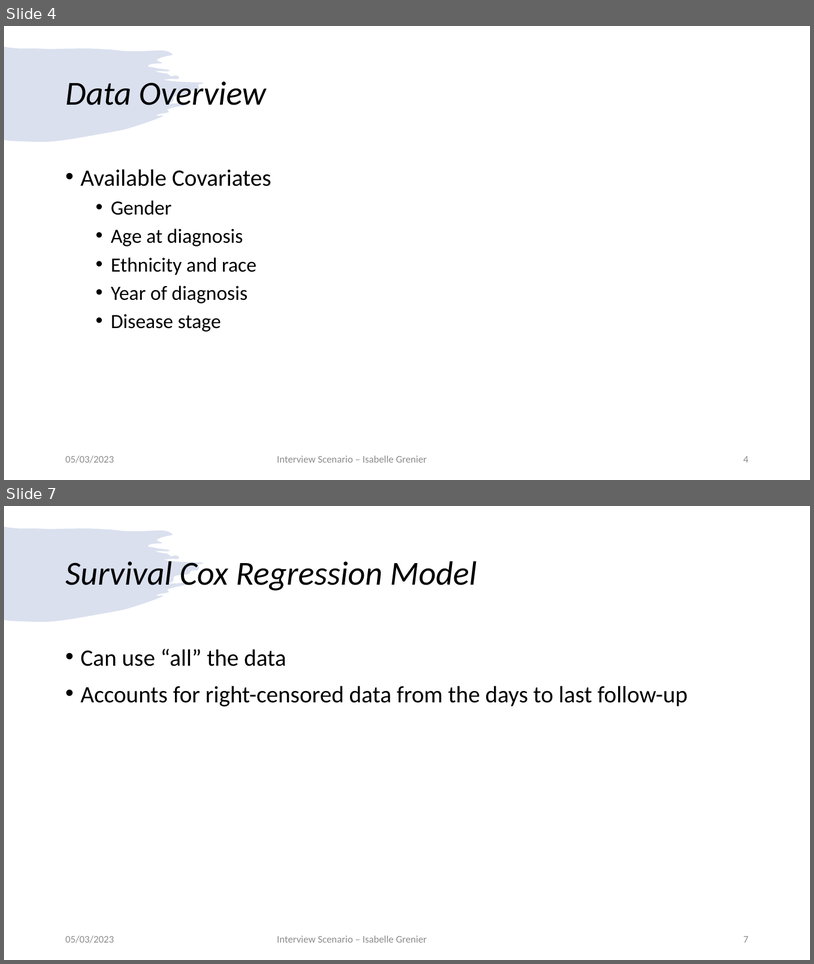
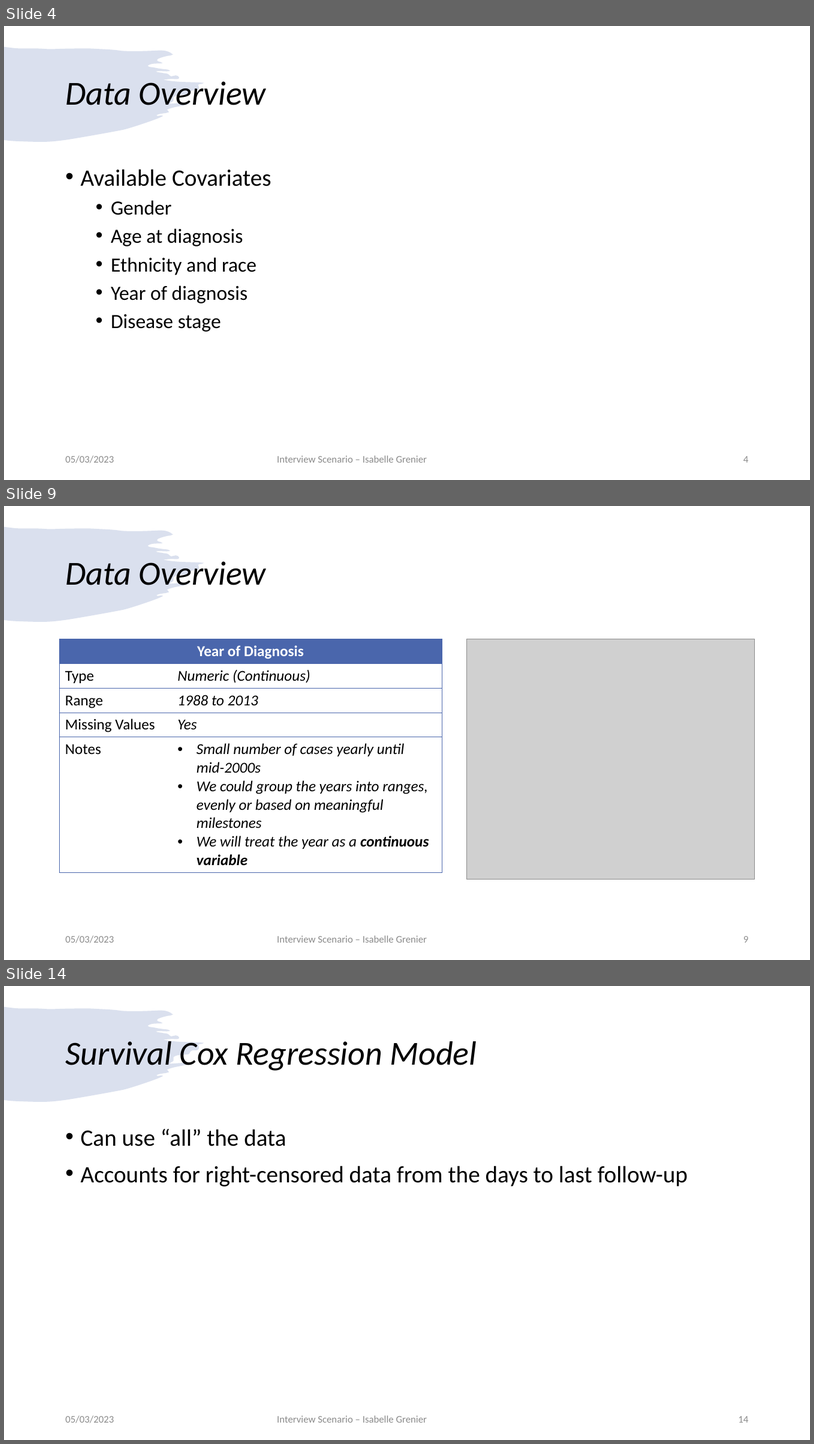
Before and after one commit to igrenier/TCGA_BRCA, a slide deck: presentation_05032023.pptx. Shown one above the other, each under a label of ours: slides 4 and 7 before the commit, slides 4, 9 and 14 after it; the slides between them are not shown. The pictures are 814x964 and 814x1444 pixels, drawn with LibreOffice and Linux fonts; fonts in the diff are those of the drawing; grey boxes stand for pictures. Boxes give left, top, right and bottom in pixels: in the first picture for what was removed or moved away, otherwise in the second. Text is boxed around its words. In the diff, an @@ line names an element or a change of style, - is before the commit and + after.

```diff
--- a/presentation_05032023.pptx
+++ b/presentation_05032023.pptx
@@ slide 9 added at bbox=[4, 506, 810, 960], background #FFFFFF; not listed: 1 template element that a slide beside it also shows @@
@@ title added at bbox=[65, 561, 266, 585], 40 pt, text #000000, italic @@
+Data Overview
@@ table added at bbox=[59, 639, 443, 870], 5 rows, 2 columns @@
+Year of Diagnosis | 
+Type | Numeric (Continuous)
+Range | 1988 to 2013
+Missing Values | Yes
+Notes | Small number of cases yearly until mid-2000s / We could group the years into ranges, evenly or based on meaningful milestones / We will treat the year as a continuous variable
@@ picture added at bbox=[467, 639, 755, 879] @@
@@ text added at bbox=[65, 935, 114, 943], 12 pt, text #8C8C8C @@
+05/03/2023
@@ text added at bbox=[277, 935, 427, 942], 12 pt, text #8C8C8C @@
+Interview Scenario – Isabelle Grenier
@@ page number added at bbox=[744, 936, 749, 942], 12 pt, text #8C8C8C @@
+9
@@ what was slide 7 is now slide 14 @@
@@ page number at bbox=[738, 1416, 749, 1422]: text changed @@
-7
+14
```
Also in this commit, not shown: 4 slides changed, 7 other slides added.
